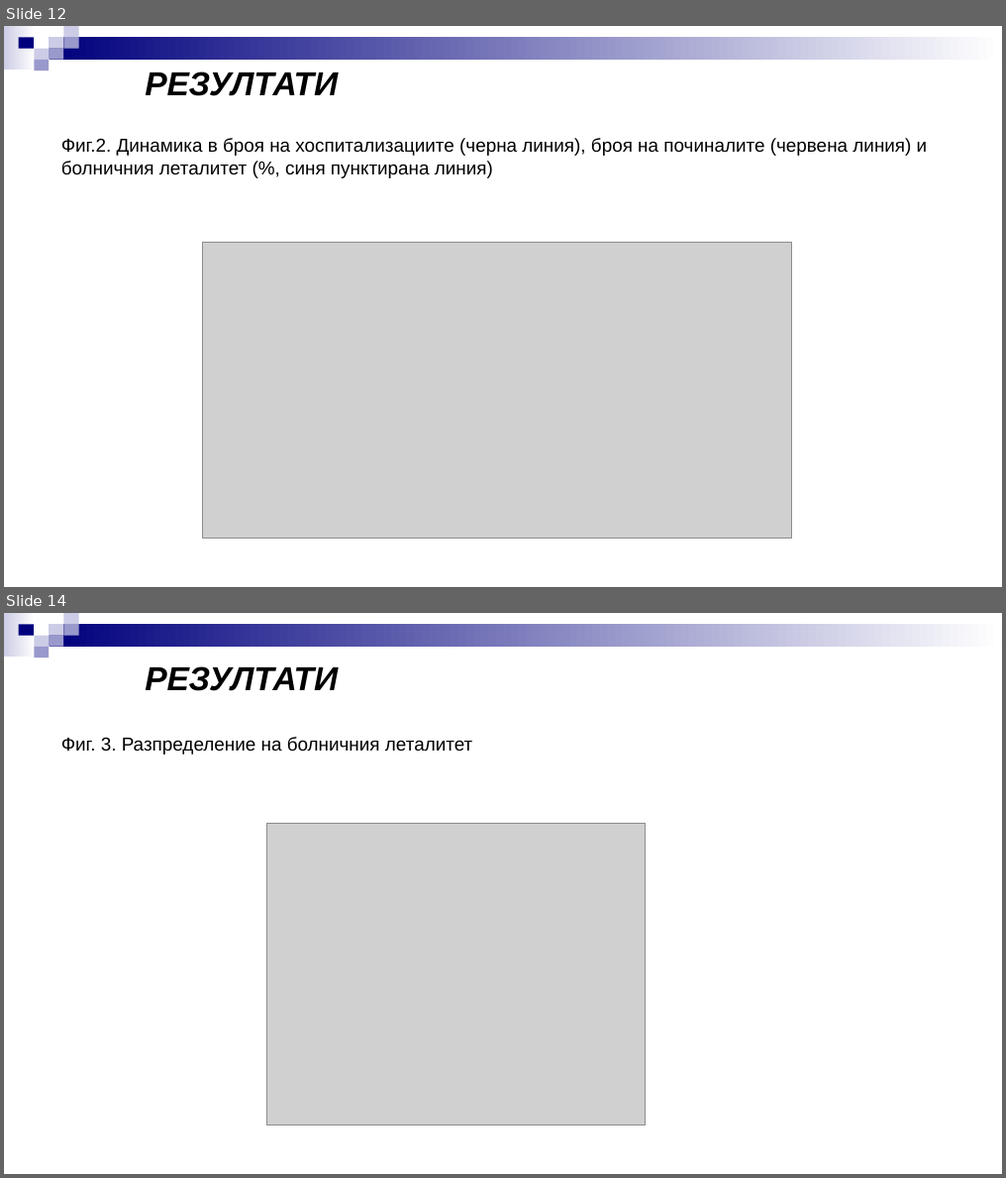
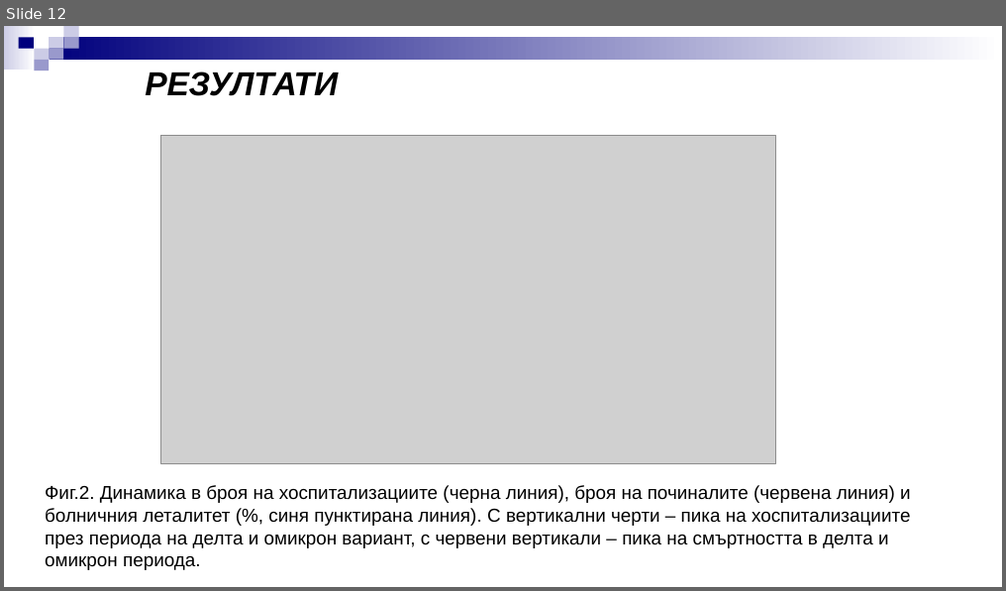
Before and after one commit to kostadinoff/2022-09-15_atanasova_bam, a slide deck: docs/ОМИКРОН-успокоение или предизвикателство-БАМ 2022.ppt. Shown one above the other, each under a label of ours: slides 12 and 14 before the commit, slide 12 after it; the slides between them are not shown. The pictures are 1006x1178 and 1006x591 pixels, drawn with LibreOffice and Linux fonts; fonts in the diff are those of the drawing; grey boxes stand for pictures. Boxes give left, top, right and bottom in pixels: in the first picture for what was removed or moved away, otherwise in the second. Text is boxed around its words. In the diff, an @@ line names an element or a change of style, - is before the commit and + after.

```diff
--- a/docs/ОМИКРОН-успокоение или предизвикателство-БАМ 2022.ppt
+++ b/docs/ОМИКРОН-успокоение или предизвикателство-БАМ 2022.ppt
@@ slide 14 removed at (4, 613, 1002, 1174), background #FFFFFF; not listed: 9 template elements that a slide beside it also shows @@
@@ text removed at (145, 666, 338, 691) @@
-РЕЗУЛТАТИ
@@ text removed at (61, 737, 472, 755) @@
-Фиг. 3. Разпределение на болничния леталитет
@@ picture removed at (267, 823, 646, 1126) @@
@@ slide 12 changed as well @@
@@ picture: place and size @@
-picture at (202, 242, 791, 538)
+picture at (161, 136, 775, 465)
@@ text at (45, 485, 911, 570): text changed @@
-Фиг.2. Динамика в броя на хоспитализациите (черна линия), броя на починалите (червена линия) и болничния леталитет (%, синя пунктирана линия)
+Фиг.2. Динамика в броя на хоспитализациите (черна линия), броя на починалите (червена линия) и болничния леталитет (%, синя пунктирана линия). С вертикални черти – пика на хоспитализациите през периода на делта и омикрон вариант, с червени вертикали – пика на смъртността в делта и омикрон периода.
```
Also in this commit, not shown: 18 other slides changed, 3 slides added, 1 other slide removed, 5 other files.
